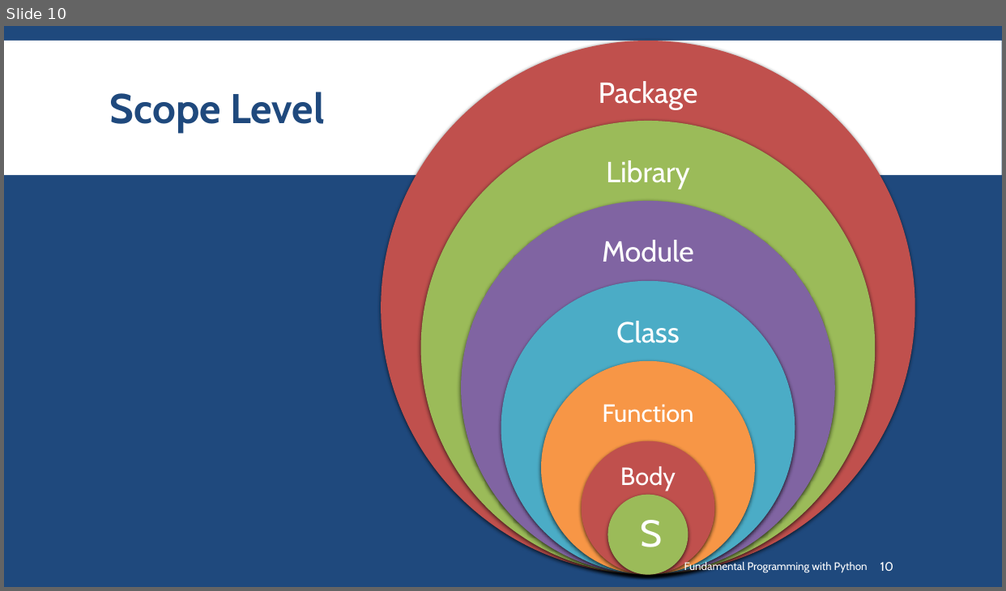
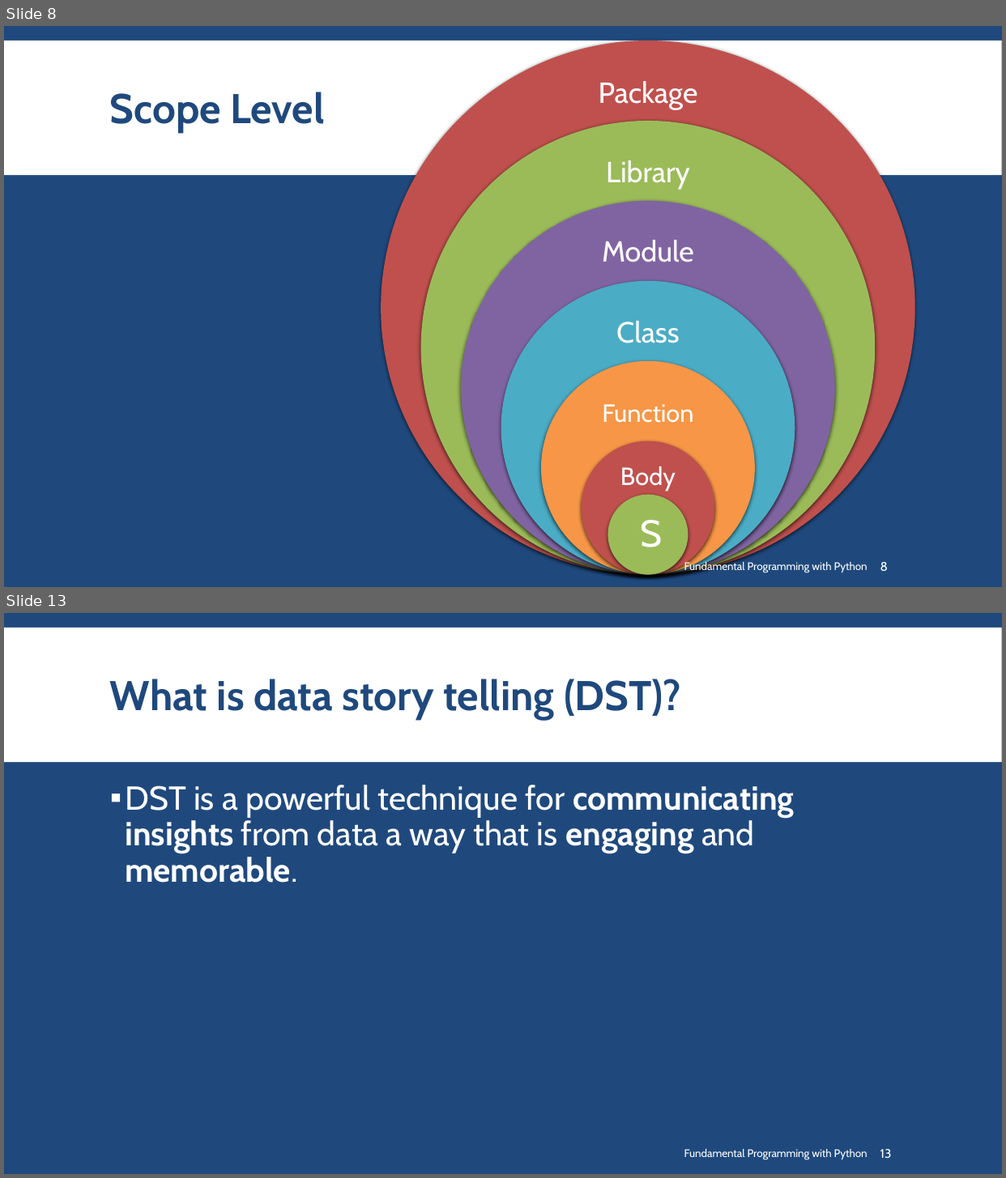
Before and after one commit to SharifPythonSpace/Course1401, a slide deck: Slide/17- Visualization for Presentation and better Understanding.pptx. Shown one above the other, each under a label of ours: slide 10 before the commit, slides 8 and 13 after it; the slides between them are not shown. The pictures are 1006x591 and 1006x1178 pixels, drawn with LibreOffice and Linux fonts; fonts in the diff are those of the drawing; background and template pictures are left out. Boxes give left, top, right and bottom in pixels: in the first picture for what was removed or moved away, otherwise in the second. Text is boxed around its words. In the diff, an @@ line names an element or a change of style, - is before the commit and + after.

```diff
--- a/Slide/17- Visualization for Presentation and better Understanding.pptx
+++ b/Slide/17- Visualization for Presentation and better Understanding.pptx
@@ slide 13 added at box(4, 613, 1002, 1174), background #1F497D; not listed: 1 template element that a slide beside it also shows @@
@@ title added at box(110, 679, 682, 719), 40 pt, text #1F497D, bold @@
+What is data story telling (DST)?
@@ text added at box(125, 785, 794, 883), 32 pt, text #FFFFFF @@
+▪ DST is a powerful technique for communicating insights from data a way that is engaging and memorable.
@@ text added at box(684, 1149, 867, 1161), 10.5 pt, text #FFFFFF @@
+Fundamental Programming with Python
@@ page number added at box(880, 1149, 892, 1158), 12 pt, text #FFFFFF @@
+13
@@ what was slide 10 is now slide 8 @@
@@ page number at box(880, 562, 888, 571): text changed @@
-10
+8
```
Also in this commit, not shown: 7 slides changed, 6 other slides added.
